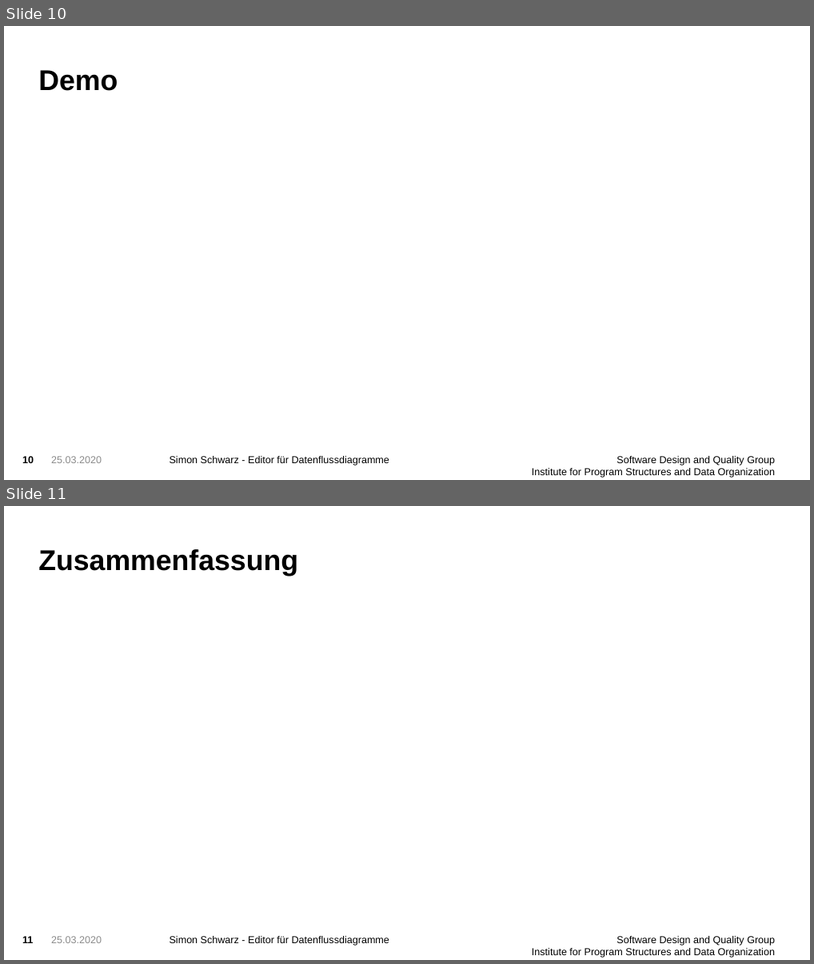
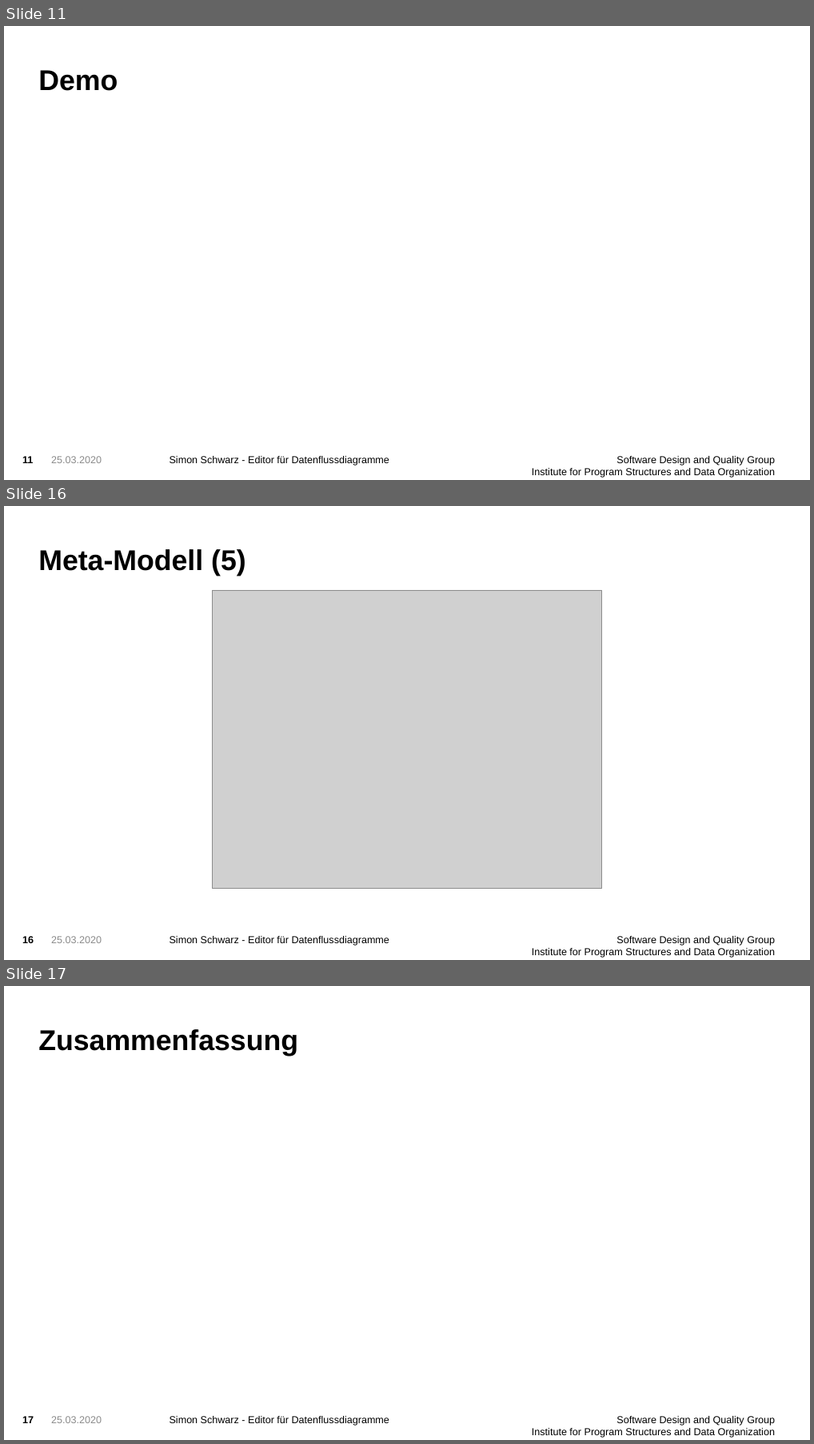
Before and after one commit to FluidTrust/Palladio-Supporting-DataFlowDiagram, a slide deck: presentation/presentation1.pptx. Shown one above the other, each under a label of ours: slides 10 and 11 before the commit, slides 11, 16 and 17 after it; the slides between them are not shown. The pictures are 814x964 and 814x1444 pixels, drawn with LibreOffice and Linux fonts; fonts in the diff are those of the drawing; grey boxes stand for pictures; background and template pictures are left out. Boxes give left, top, right and bottom in pixels: in the first picture for what was removed or moved away, otherwise in the second. Text is boxed around its words. In the diff, an @@ line names an element or a change of style, - is before the commit and + after.

Commit message:
fix validation bug; export images for presentation

```diff
--- a/presentation/presentation1.pptx
+++ b/presentation/presentation1.pptx
@@ slide 16 added at (x1=4, y1=506, x2=810, y2=960), background picture (left out); not listed: 2 template elements that a slide beside it also shows @@
@@ title added at (x1=38, y1=549, x2=246, y2=576), 34 pt, text #000000, bold @@
+Meta-Modell (5)
@@ picture added at (x1=212, y1=590, x2=602, y2=888) @@
@@ page number added at (x1=22, y1=936, x2=34, y2=943), 12 pt, text #000000, bold @@
+16
@@ text added at (x1=51, y1=936, x2=102, y2=943), 12 pt, text #8C8C8C @@
+25.03.2020
@@ what was slide 10 is now slide 11 @@
@@ page number at (x1=22, y1=456, x2=33, y2=463): text changed @@
-10
+11
@@ what was slide 11 is now slide 17 @@
@@ page number at (x1=22, y1=1416, x2=34, y2=1423): text changed @@
-11
+17
```
Also in this commit, not shown: 1 slide changed, 5 other slides added, 12 other files.
